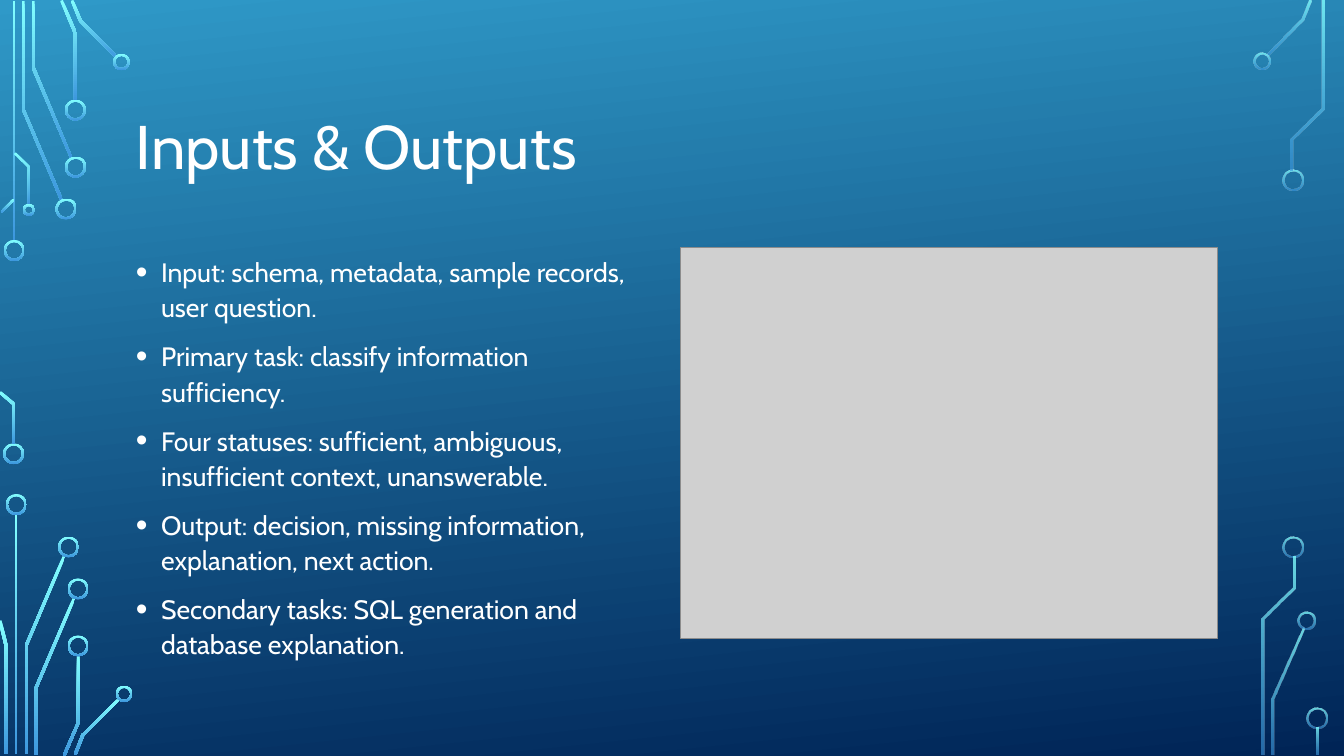
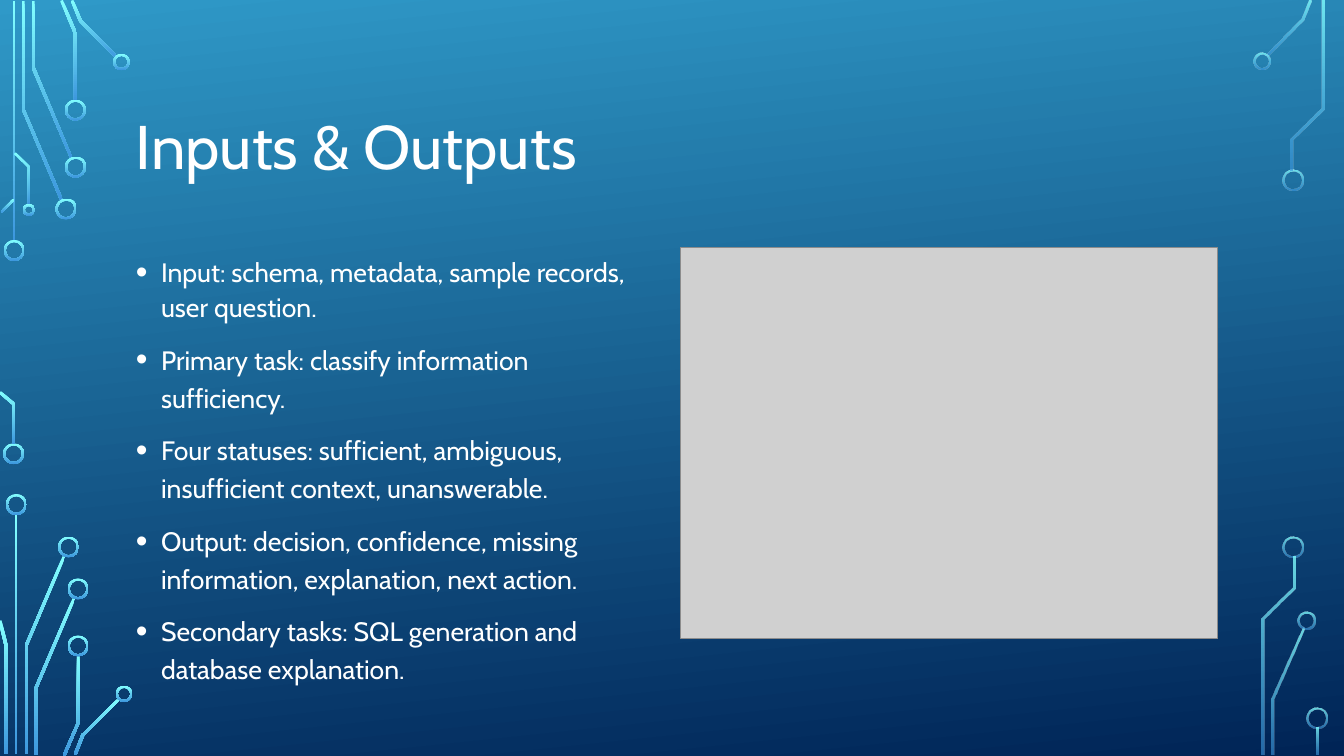
Before and after one commit to ofirbuch-minervaxr/information-sufficiency-unfamiliar-databases, a slide deck: slide 3 of Slides/Information Sufficiency in Unfamiliar Databases.pptx. Drawn at 1344x756 pixels with LibreOffice and Linux fonts; fonts in the diff are those of the drawing; grey boxes stand for pictures; background and template pictures are left out. Boxes give left, top, right and bottom in pixels: in the first picture for what was removed or moved away, otherwise in the second. Text is boxed around its words. In the diff, an @@ line names an element or a change of style, - is before the commit and + after.

```diff
--- a/Slides/Information Sufficiency in Unfamiliar Databases.pptx
+++ b/Slides/Information Sufficiency in Unfamiliar Databases.pptx
@@ text at (161, 350, 577, 647): line spacing 1.1 to 1.2 @@
@@ text at (161, 531, 578, 595): text changed @@
-• Output: decision, missing information, explanation, next action.
+• Output: decision, confidence, missing information, explanation, next action.
```
Also in this commit, not shown: 3 other slides changed, 2 other files.
